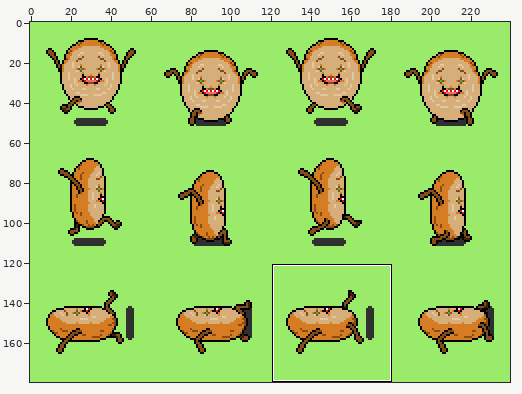
Sprite sheet, stored at cliente/imagenes/rojo.png. Above: a wide view before the commit, with the close-up outlined.
Close-up. Old version:
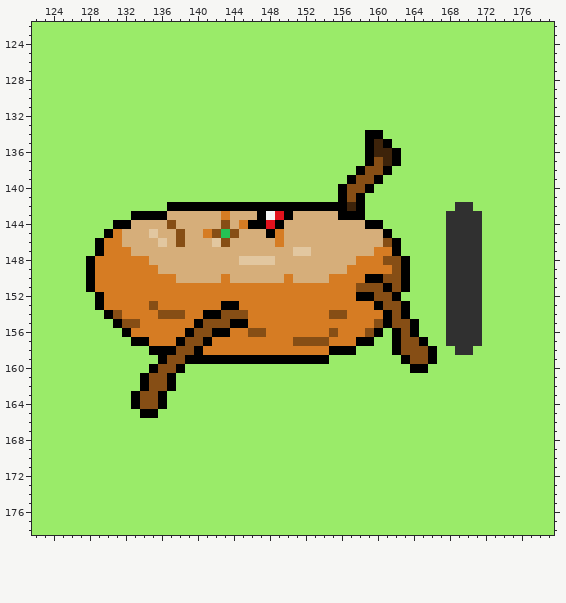
The file is 240x180 pixels. Shown: x 122..179, y 122..178. The commit also changed other parts of the picture, which this record leaves out.
The result:
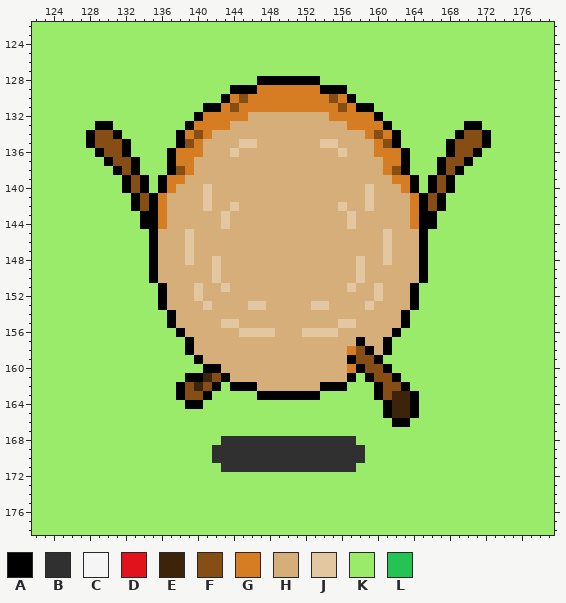
Palette (. is transparent): A #000000  B #303030  C #f5f5f5  D #e2121d  E #3d230a  F #864e15  G #d67c23  H #d6ae7a  J #e2c7a0  K #9aeb69  L #25c254
The edit:
Changed rows in their new state; - is an unchanged pixel.
first column x 128:
128 -------------------AAAAAAA-------------------
129 ----------------AAAGGGGGGGAAA----------------
130 ---------------AGFGGGGGGGGGFGA---------------
131 -------------AAGFGGGGGGGGGGGFGAA-------------
132 ------------AGGGGGHHHHHHHHHGGGGGA------------
133 -AA--------AGGGGHHHHHHHHHHHHHGGGGA--------AA-
134 AFFA------AGFGHHHHHHHHHHHHHHHHHGFGA------AFFA
135 AFFFA-----AFGHHHHJJHHHHHHHJJHHHHGFA-----AFFFA
136 -AFFA----AGGGHHHJHHHHHHHHHHHJHHHGGGA----AFFA-
137 --AFFA---AGGHHHHHHHHHHHHHHHHHHHHHGGA---AFFA--
138 ---AFA---AFGHHHHHHHHHHHHHHHHHHHHHGFA---AFA---
139 ----AFA-AGGHHHHHHHHHHHHHHHHHHHHHHHGGA-AFA----
140 ----AFA-AGHHHJHHHHHHHHHHHHHHHHHJHHHGA-AFA----
141 -----AFAGHHHHJHHHHHHHHHHHHHHHHHJHHHHGAFA-----
142 -----AFAGHHHHJHHJHHHHHHHHHHHJHHJHHHHGAFA-KK--
143 -----K--G------J---HHHH-----HJHHHHHHGAA-KKKK-
144 ---KKKAAGH-----J-HHHHH-------J-HHHHHGAA-KKKK-
145 --KKKKKA--HJ-HHHH---HH-----------JHHHA--KKKK-
146 -KKKKKKAH-HJ--HH-----H-----------JHHHA--KKKK-
147 -KKKKKKA---J-----------HH-------HJHHHA--KKKK-
148 KKKKKKKA---J--J--HHHH---------JHHJHHHA--KKKK-
149 KKKKKKKA------J--------------HJHHHHHHA--KKKK-
150 KKKKKKKAHH----JH------H----HHHJHHHHHHA--KKKK-
151 KKKKKKKKAHHHJHHJHHHHHHHHHHHHHJHHJHHHA---KKKK-
152 -KKKKKKKAHHHJHHHHHHHHHHHHHHHHHHHJHHHA---KKKK-
153 -KKKKKKKAHHHHJHHHHJJHHHHHJJHHHHJHHHHA---KKKK-
154 --KKKKKKKAHHHHHHHHHHHHHHHHHHHHHHHHH-----KKKK-
155 ---KKKKKKAHHHHHJJHHHHHHHHHHHJJHHHHHAK---KKKK-
156 ----KKKKKKAHHHHHHJJJJHHHJJJJHHHHHH-KK---KKKK-
157 -----KKKKKKAHHHHHHHHHHHHHHHHHH-HHAKKKK--KKKK-
158 -------KKKKAHHHHHHHHHHHHHHHHHGFAHAKKKKK--KK--
159 --------KKKK-HHHHHHHHHHHHHHHHAFFA--KKKK------
160 -------KKKK--AAHHHHHHHHHHHHHHGAFFA--KK-------
161 ------KKKK-AAEFAHHHHHHHHHHHHHA-AFFA----------
162 ------KKKKAFEFA-AAAHHHHHHHAAA---AFFA---------
163 -----KKKK-AFFA-----AAAAAAA------AFEEA--------
164 -----KKKK--AA--------------------AEEA--------
165 ------KK-------------------------AEEA--------
166 ----------------------------------AA---------
168 ---------------BBBBBBBBBBBBBBB---------------
169 --------------BBBBBBBBBBBBBBBBB--------------
170 --------------BBBBBBBBBBBBBBBBB--------------
171 ---------------BBBBBBBBBBBBBBB---------------
Pixel boxes of the changes (left, top, right, bottom) in both close-ups:
changed: (86, 76, 491, 472)
